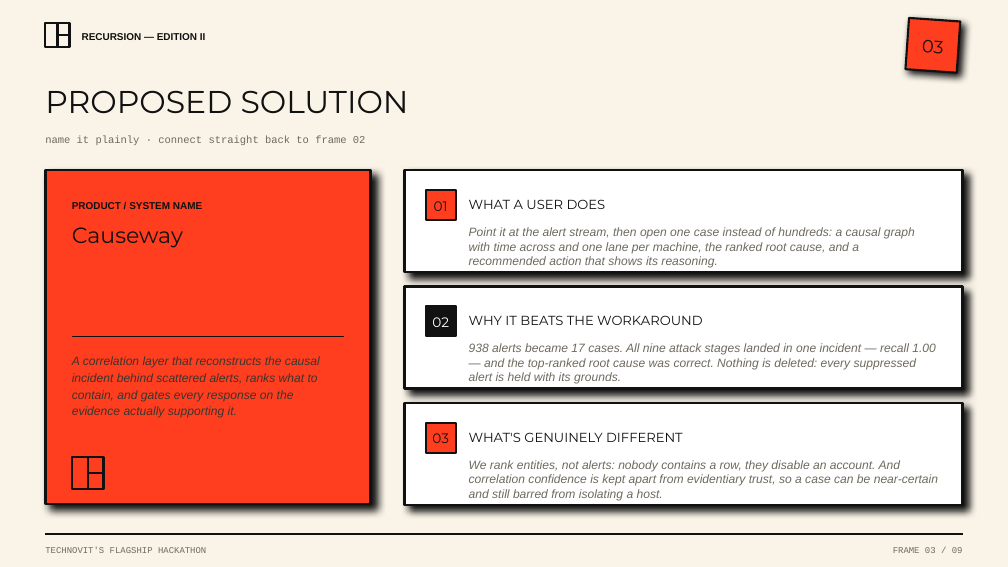
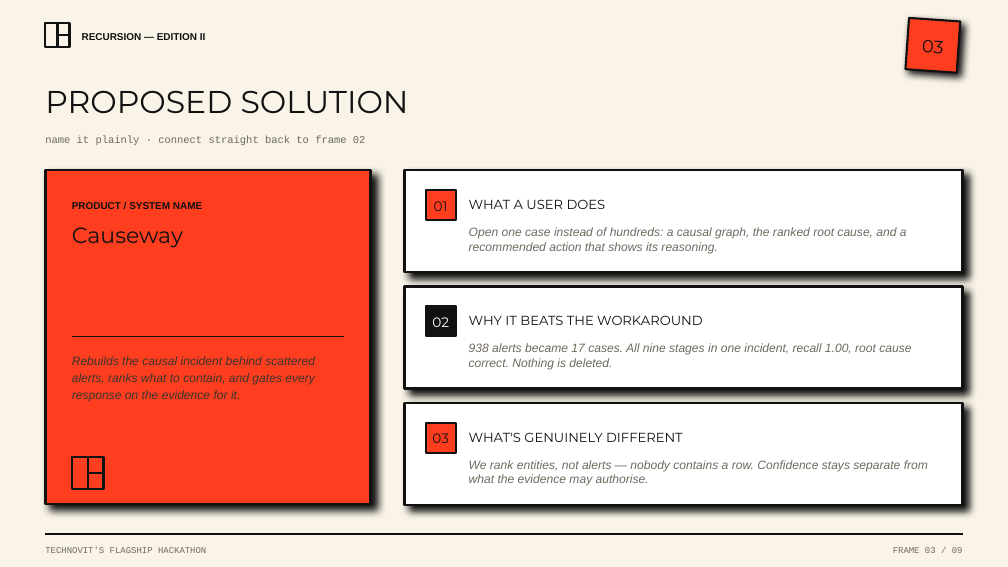
Before and after one commit to ShaanGS/Causeway, a slide deck: slide 3 of Causeway_RECURSION_II_Marlloz.pptx. Drawn at 1008x567 pixels with LibreOffice and Linux fonts; fonts in the diff are those of the drawing. Boxes give left, top, right and bottom in pixels: in the first picture for what was removed or moved away, otherwise in the second. Text is boxed around its words. In the diff, an @@ line names an element or a change of style, - is before the commit and + after.

```diff
--- a/Causeway_RECURSION_II_Marlloz.pptx
+++ b/Causeway_RECURSION_II_Marlloz.pptx
@@ text at box(469, 227, 907, 253): text changed @@
-Point it at the alert stream, then open one case instead of hundreds: a causal graph with time across and one lane per machine, the ranked root cause, and a recommended action that shows its reasoning.
+Open one case instead of hundreds: a causal graph, the ranked root cause, and a recommended action that shows its reasoning.
@@ text at box(72, 356, 315, 401): text changed @@
-A correlation layer that reconstructs the causal incident behind scattered alerts, ranks what to contain, and gates every response on the evidence actually supporting it.
+Rebuilds the causal incident behind scattered alerts, ranks what to contain, and gates every response on the evidence for it.
@@ text at box(469, 343, 911, 370): text changed @@
-938 alerts became 17 cases. All nine attack stages landed in one incident — recall 1.00 — and the top-ranked root cause was correct. Nothing is deleted: every suppressed alert is held with its grounds.
+938 alerts became 17 cases. All nine stages in one incident, recall 1.00, root cause correct. Nothing is deleted.
@@ text at box(469, 460, 928, 486): text changed @@
-We rank entities, not alerts: nobody contains a row, they disable an account. And correlation confidence is kept apart from evidentiary trust, so a case can be near-certain and still barred from isolating a host.
+We rank entities, not alerts — nobody contains a row. Confidence stays separate from what the evidence may authorise.
```
Also in this commit, not shown: 8 other slides changed, 1 other file.
